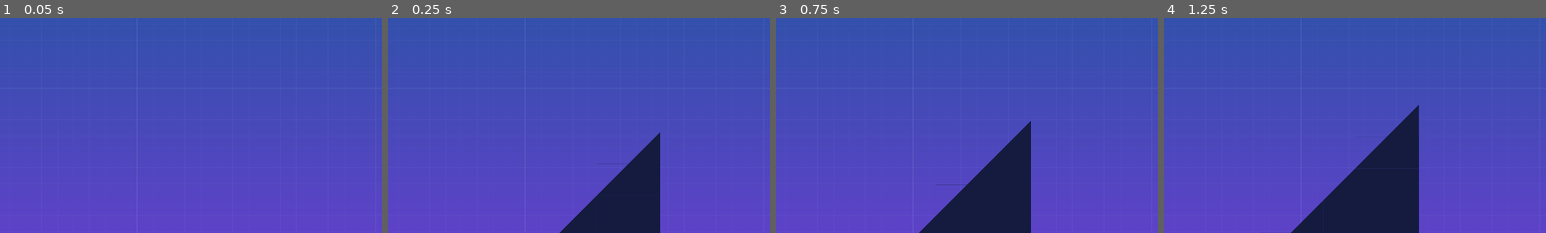
Above: before the commit, frames 1-4 (left to right).
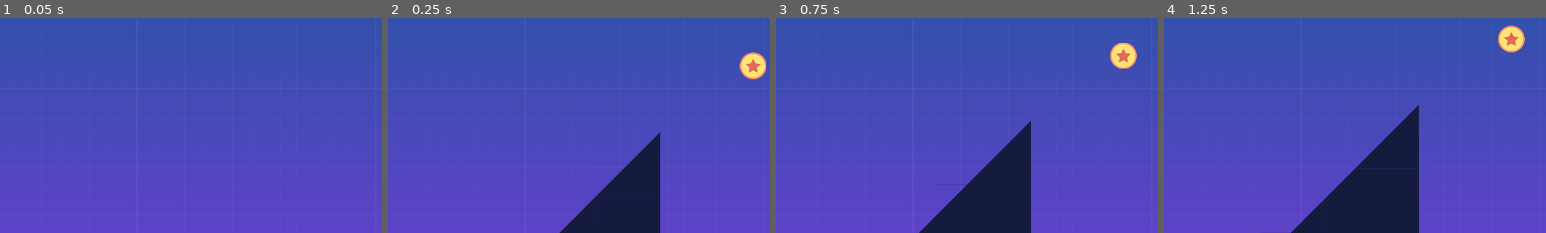
Above: after the commit, the same moments.

Repository: leosolid/plat
Game: Godot game, scene res://src/Levels/LevelTemplate.tscn
The game is run twice, just before and just after one commit, with the same random seed, the same clock (stepped at 60 frames per second) and the same inputs.
Inputs:
- Up to frame 1 (0.05 s): no input
- Up to frame 2 (0.25 s): no input
- Up to frame 3 (0.75 s): hold Right (move_right) from 0.53 s (still down)
- Up to frame 4 (1.25 s): keep holding Right (move_right); tap Space (jump) at 0.77 s
The pictures show only the part of the screen within x 50-100%, y 13-63%; the shares and areas given below are measured in that part.

Frame 1 is identical in both runs. In frame 2, 0.7% of the frame differs, in the area x 92-99%, y 16-29%; in frame 3, 0.7%; in frame 4, 0.7%.

Commit message:
feat: add coins

Diff:
--- a/src/Levels/LevelTemplate.tscn
+++ b/src/Levels/LevelTemplate.tscn
@@ -1,10 +1,11 @@
-[gd_scene load_steps=11 format=2]
+[gd_scene load_steps=12 format=2]
 
 [ext_resource path="res://assets/tileset.png" type="Texture" id=1]
 [ext_resource path="res://src/Actors/Player.tscn" type="PackedScene" id=2]
 [ext_resource path="res://src/Actors/Enemy.tscn" type="PackedScene" id=3]
 [ext_resource path="res://src/Objects/Bumper.tscn" type="PackedScene" id=4]
 [ext_resource path="res://assets/background.png" type="Texture" id=5]
+[ext_resource path="res://src/Objects/Coin.tscn" type="PackedScene" id=6]
 
 [sub_resource type="ConvexPolygonShape2D" id=1]
 points = PoolVector2Array( 0, 0, 80, 0, 80, 80, 0, 80 )
@@ -144,4 +145,16 @@
 [node name="Camera2D" parent="Player" index="2"]
 limit_right = 4880
 
+[node name="Coin" parent="." instance=ExtResource( 6 )]
+position = Vector2( 1833, 239 )
+
+[node name="Coin3" parent="." instance=ExtResource( 6 )]
+position = Vector2( 3225, 516 )
+
+[node name="Coin4" parent="." instance=ExtResource( 6 )]
+position = Vector2( 4450, 265 )
+
+[node name="Coin2" parent="." instance=ExtResource( 6 )]
+position = Vector2( 2448, 534 )
+
 [editable path="Player"]
--- /dev/null
+++ b/src/Objects/Coin.gd
@@ -0,0 +1,6 @@
+extends Area2D
+
+onready var anim_player : AnimationPlayer = get_node("AnimationPlayer")
+
+func _on_body_entered(body:Node):
+	anim_player.play("fade_out")
--- /dev/null
+++ b/src/Objects/Coin.tscn
@@ -0,0 +1,98 @@
+[gd_scene load_steps=7 format=2]
+
+[ext_resource path="res://assets/coin.png" type="Texture" id=1]
+[ext_resource path="res://src/Objects/Coin.gd" type="Script" id=2]
+
+[sub_resource type="CircleShape2D" id=1]
+radius = 34.0
+
+[sub_resource type="Animation" id=2]
+length = 0.001
+tracks/0/type = "value"
+tracks/0/path = NodePath("coin:position")
+tracks/0/interp = 1
+tracks/0/loop_wrap = true
+tracks/0/imported = false
+tracks/0/enabled = true
+tracks/0/keys = {
+"times": PoolRealArray( 0 ),
+"transitions": PoolRealArray( 1 ),
+"update": 0,
+"values": [ Vector2( 0, 0 ) ]
+}
+tracks/1/type = "value"
+tracks/1/path = NodePath(".:modulate")
+tracks/1/interp = 1
+tracks/1/loop_wrap = true
+tracks/1/imported = false
+tracks/1/enabled = true
+tracks/1/keys = {
+"times": PoolRealArray( 0 ),
+"transitions": PoolRealArray( 1 ),
+"update": 0,
+"values": [ Color( 1, 1, 1, 1 ) ]
+}
+
+[sub_resource type="Animation" id=3]
+resource_name = "bouncing"
+loop = true
+tracks/0/type = "value"
+tracks/0/path = NodePath("coin:position")
+tracks/0/interp = 1
+tracks/0/loop_wrap = true
+tracks/0/imported = false
+tracks/0/enabled = true
+tracks/0/keys = {
+"times": PoolRealArray( 0, 0.5 ),
+"transitions": PoolRealArray( 0.25, 2.14355 ),
+"update": 0,
+"values": [ Vector2( 0, 5 ), Vector2( 0, -5 ) ]
+}
+
+[sub_resource type="Animation" id=4]
+resource_name = "fade_out"
+length = 0.2
+tracks/0/type = "value"
+tracks/0/path = NodePath(".:modulate")
+tracks/0/interp = 1
+tracks/0/loop_wrap = true
+tracks/0/imported = false
+tracks/0/enabled = true
+tracks/0/keys = {
+"times": PoolRealArray( 0, 0.2 ),
+"transitions": PoolRealArray( 1, 1 ),
+"update": 0,
+"values": [ Color( 1, 1, 1, 1 ), Color( 1, 1, 1, 0 ) ]
+}
+tracks/1/type = "method"
+tracks/1/path = NodePath(".")
+tracks/1/interp = 1
+tracks/1/loop_wrap = true
+tracks/1/imported = false
+tracks/1/enabled = true
+tracks/1/keys = {
+"times": PoolRealArray( 0.2 ),
+"transitions": PoolRealArray( 1 ),
+"values": [ {
+"args": [  ],
+"method": "queue_free"
+} ]
+}
+
+[node name="Coin" type="Area2D"]
+collision_layer = 4
+script = ExtResource( 2 )
+
+[node name="coin" type="Sprite" parent="."]
+texture = ExtResource( 1 )
+
+[node name="CollisionShape2D" type="CollisionShape2D" parent="."]
+shape = SubResource( 1 )
+
+[node name="AnimationPlayer" type="AnimationPlayer" parent="."]
+autoplay = "bouncing"
+anims/RESET = SubResource( 2 )
+anims/bouncing = SubResource( 3 )
+anims/fade_out = SubResource( 4 )
+
+[connection signal="body_entered" from="." to="." method="_on_body_entered"]
